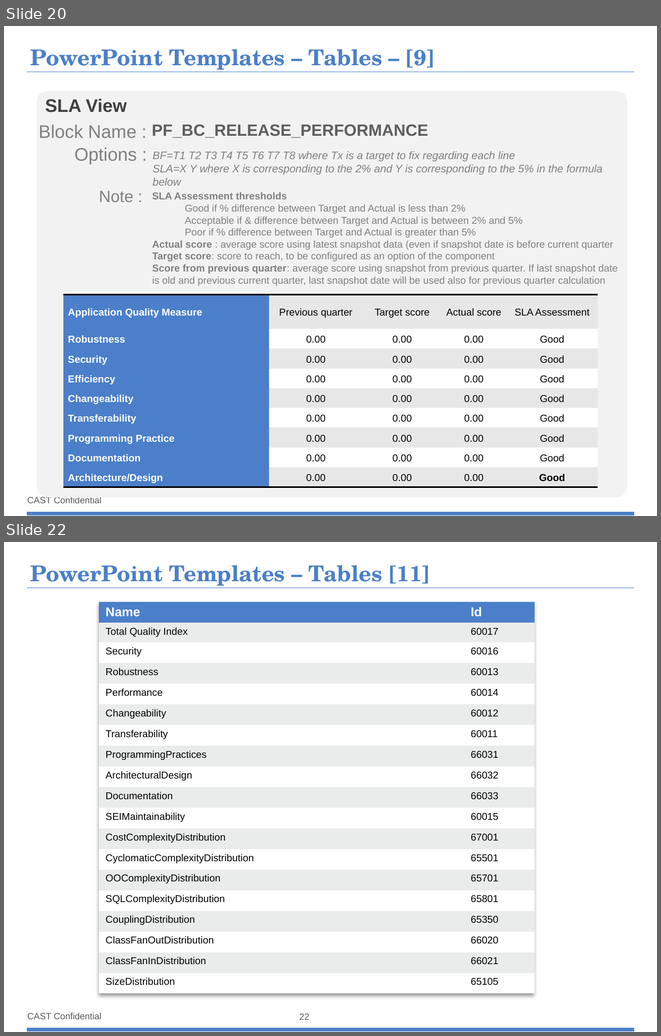
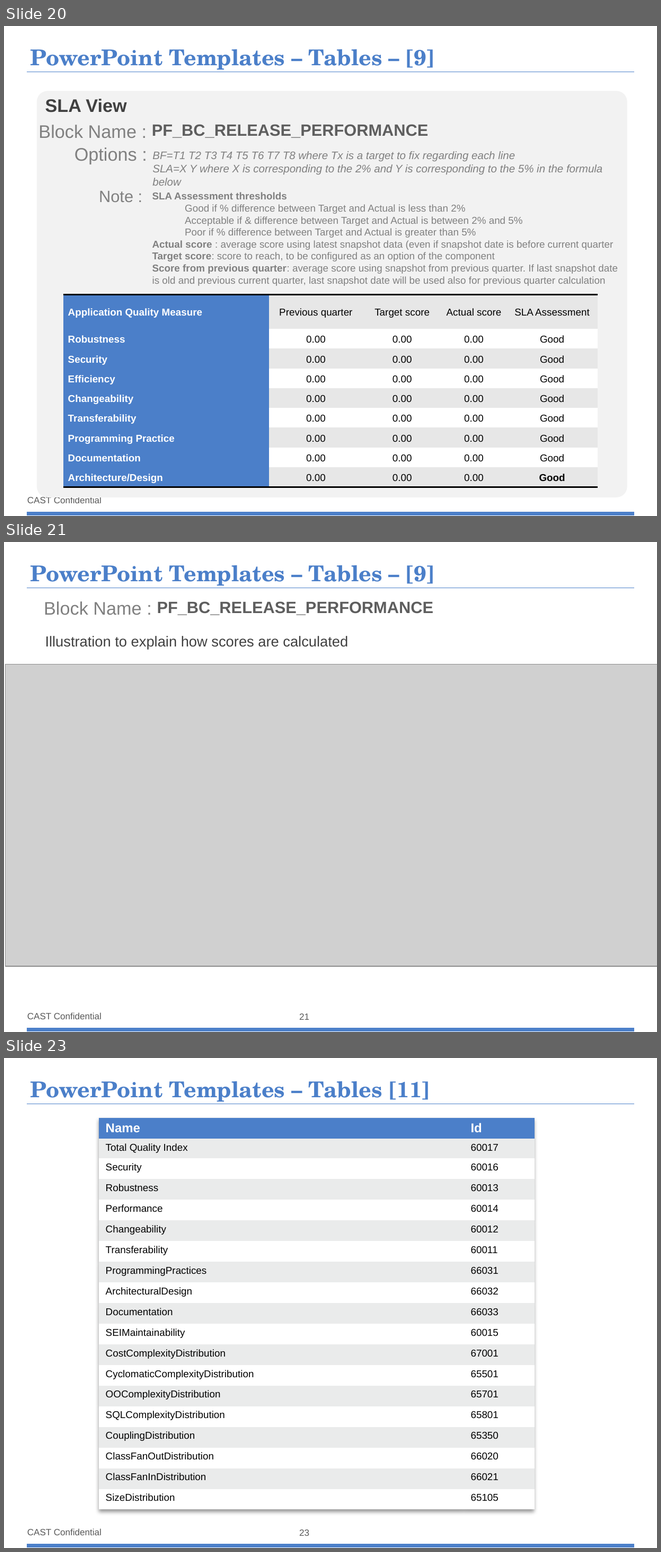
Before and after one commit to CAST-projects/ReportGenerator, a slide deck: CastReporting.Reporting/PortfolioTemplatesFiles/1- Portfolio-Powerpoint-components-library.pptx. Shown one above the other, each under a label of ours: slides 20 and 22 before the commit, slides 20, 21 and 23 after it; the slides between them are not shown. The pictures are 661x1036 and 661x1552 pixels, drawn with LibreOffice and Linux fonts; fonts in the diff are those of the drawing; grey boxes stand for pictures; background and template pictures are left out. Boxes give left, top, right and bottom in pixels: in the first picture for what was removed or moved away, otherwise in the second. Text is boxed around its words. In the diff, an @@ line names an element or a change of style, - is before the commit and + after.

Commit message:
REPORTGEN-187 : fix ppt templates

```diff
--- a/CastReporting.Reporting/PortfolioTemplatesFiles/1- Portfolio-Powerpoint-components-library.pptx
+++ b/CastReporting.Reporting/PortfolioTemplatesFiles/1- Portfolio-Powerpoint-components-library.pptx
@@ slide 21 added at (4, 542, 657, 1032), background #FFFFFF; not listed: 3 template elements that a slide beside it also shows @@
@@ title added at (30, 565, 435, 588), 24 pt, text #4B7FC9, bold @@
+PowerPoint Templates – Tables – [9]
@@ text added at (44, 601, 141, 615), 20 pt, text #808080 @@
+Block Name :
@@ text added at (157, 601, 434, 615), 18 pt, text #5E5E5E, bold @@
+PF_BC_RELEASE_PERFORMANCE
@@ text added at (45, 636, 348, 650), 16 pt, text #404040 @@
+Illustration to explain how scores are calculated
@@ picture added at (5, 664, 657, 966) @@
@@ page number added at (299, 1013, 309, 1020), 10 pt, text #595959 @@
+21
@@ what was slide 22 is now slide 23 @@
@@ page number at (299, 1529, 309, 1536): text changed @@
-22
+23
```
Also in this commit, not shown: 1 slide changed, 1 other file.
